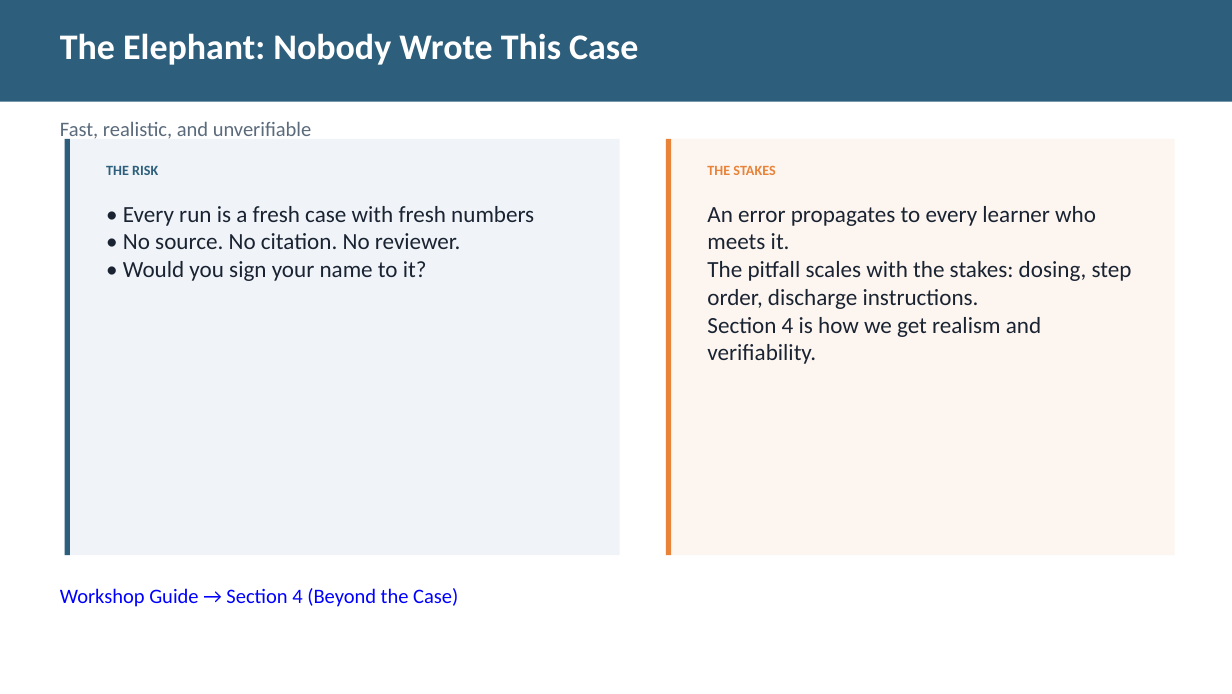
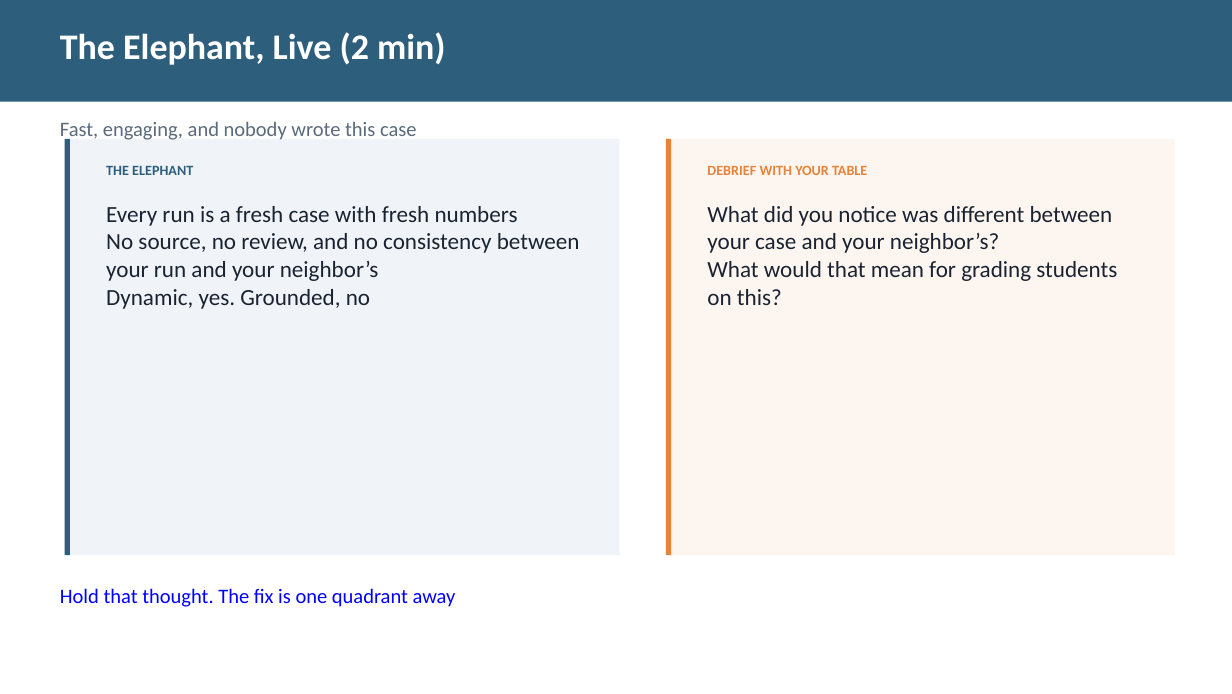
Before and after one commit to diana-brewer/digital-learning-unlocked, a slide deck: slide 7 of Digital Learning Unlocked - Slide Deck.pptx (slide 9 before the commit). Drawn at 1232x694 pixels with LibreOffice and Linux fonts; fonts in the diff are those of the drawing. Boxes give left, top, right and bottom in pixels: in the first picture for what was removed or moved away, otherwise in the second. Text is boxed around its words. In the diff, an @@ line names an element or a change of style, - is before the commit and + after.

```diff
--- a/Digital Learning Unlocked - Slide Deck.pptx
+++ b/Digital Learning Unlocked - Slide Deck.pptx
@@ text at <box>60,32,446,65</box>: text changed @@
-The Elephant: Nobody Wrote This Case
+The Elephant, Live (2 min)
@@ text at <box>60,121,417,142</box>: text changed @@
-Fast, realistic, and unverifiable
+Fast, engaging, and nobody wrote this case
@@ text at <box>106,166,193,175</box>: text changed @@
-THE RISK
+THE ELEPHANT
@@ text at <box>707,165,867,175</box>: text changed @@
-THE STAKES
+DEBRIEF WITH YOUR TABLE
@@ text at <box>106,206,580,309</box>: text changed @@
-• Every run is a fresh case with fresh numbers
-• No source. No citation. No reviewer.
-• Would you sign your name to it?
+Every run is a fresh case with fresh numbers
+No source, no review, and no consistency between your run and your neighbor’s
+Dynamic, yes. Grounded, no
@@ text at <box>707,206,1117,305</box>: text changed @@
-An error propagates to every learner who meets it.
-The pitfall scales with the stakes: dosing, step order, discharge instructions.
-Section 4 is how we get realism and verifiability.
+What did you notice was different between your case and your neighbor’s?
+What would that mean for grading students on this?
@@ text at <box>60,588,456,607</box>: text changed @@
-Workshop Guide → Section 4 (Beyond the Case)
+Hold that thought. The fix is one quadrant away
```
Also in this commit, not shown: 3 other slides changed, 1 slide added, 7 slides removed, 3 other files.
